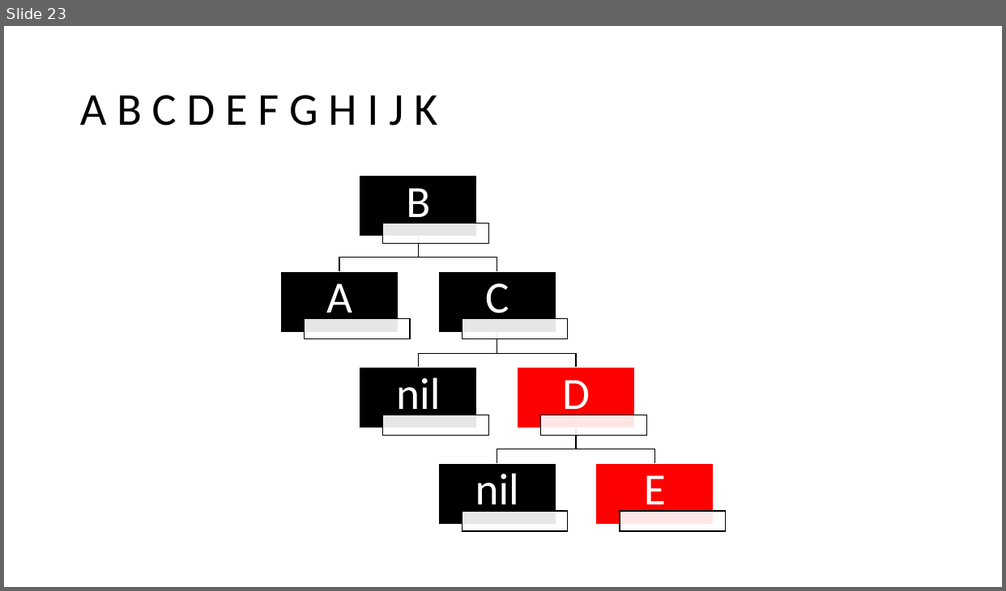
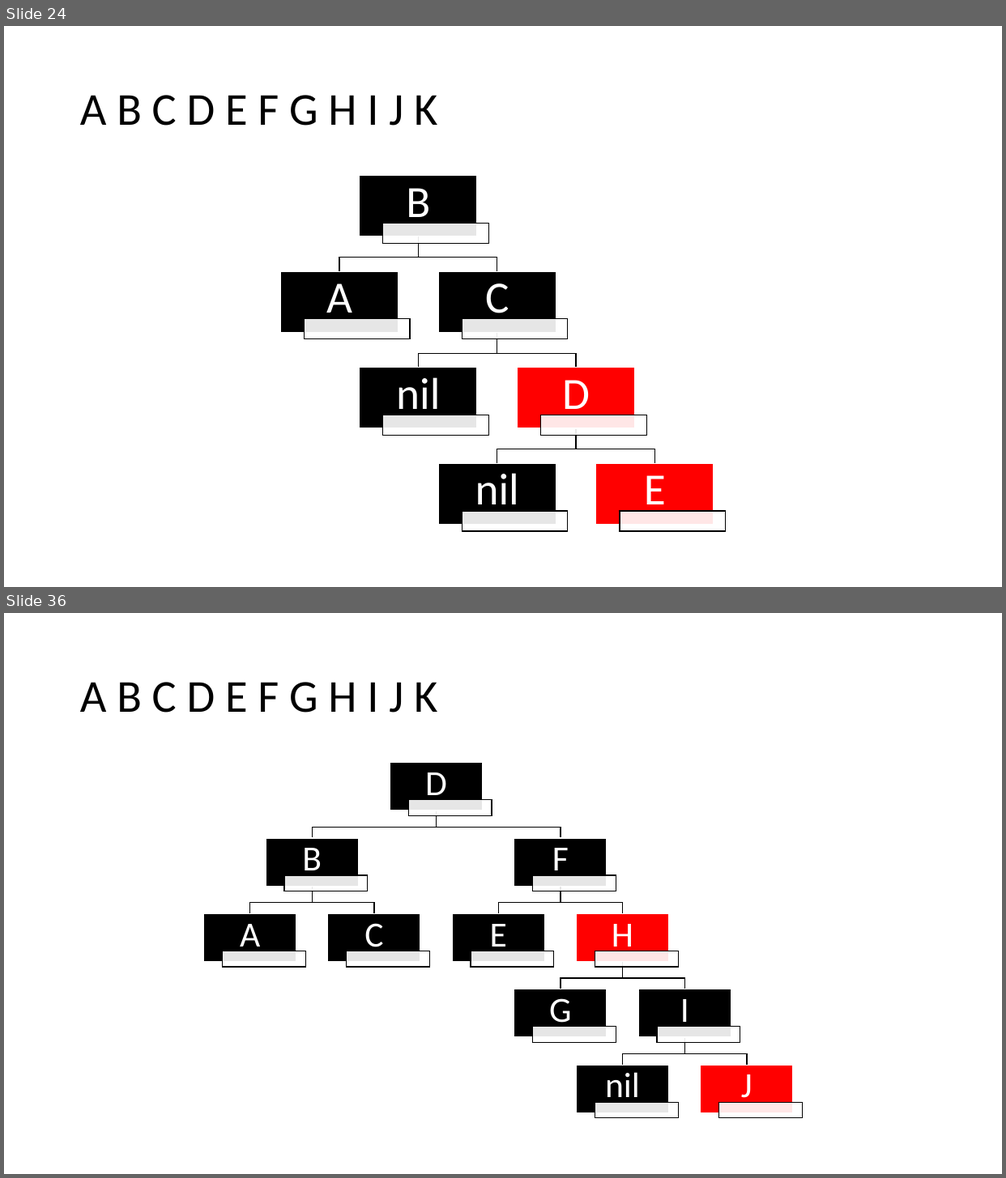
Before and after one commit to TeamOhneNamen/haw.bai3.adp, a slide deck: doc/p3/3.3.pptx. Shown one above the other, each under a label of ours: slide 23 before the commit, slides 24 and 36 after it; the slides between them are not shown. The pictures are 1006x591 and 1006x1178 pixels, drawn with LibreOffice and Linux fonts; fonts in the diff are those of the drawing. Boxes give left, top, right and bottom in pixels: in the first picture for what was removed or moved away, otherwise in the second. Text is boxed around its words. In the diff, an @@ line names an element or a change of style, - is before the commit and + after.

```diff
--- a/doc/p3/3.3.pptx
+++ b/doc/p3/3.3.pptx
@@ slide 36 added at [4,613,1002,1174], background #FFFFFF @@
@@ title added at [80,682,437,713], 44 pt, text #000000 @@
+A B C D E F G H I J K
@@ group added at [204,763,802,1118]: 22 rectangles, 11 texts, 10 freeform shapes @@
+D
+B
+A
+C
+F
+E
+H
+G
+I
+nil
+J
@@ what was slide 23 is now slide 24 @@
```
Also in this commit, not shown: 8 slides changed, 10 other slides added.
